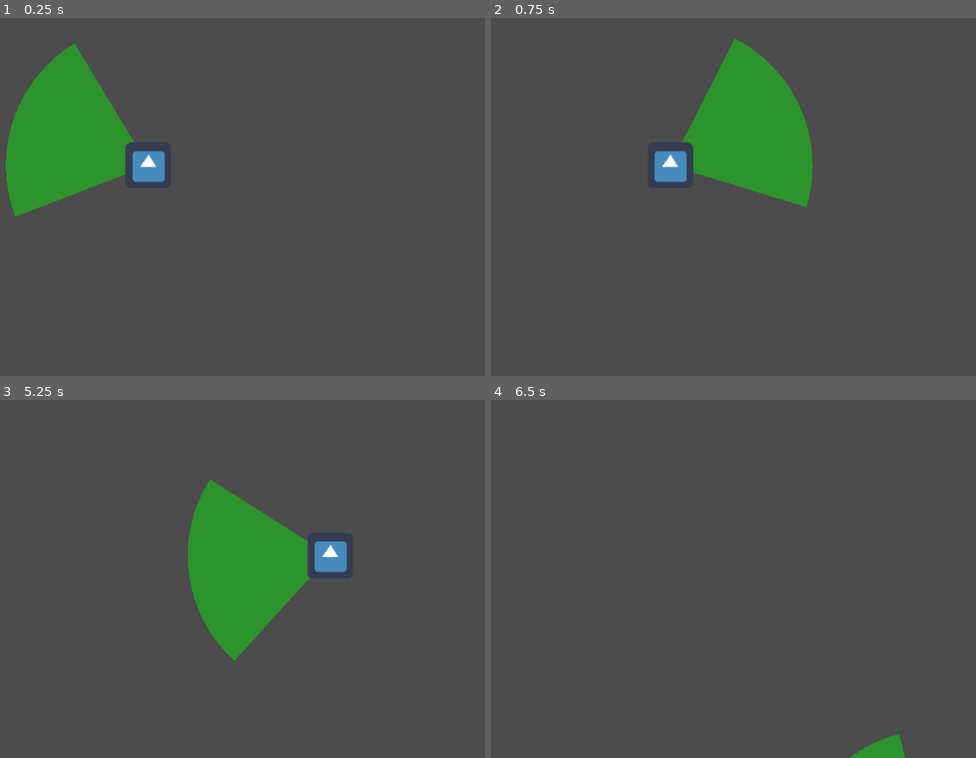
Above: before the commit, frames 1-4 (two rows, left to right).
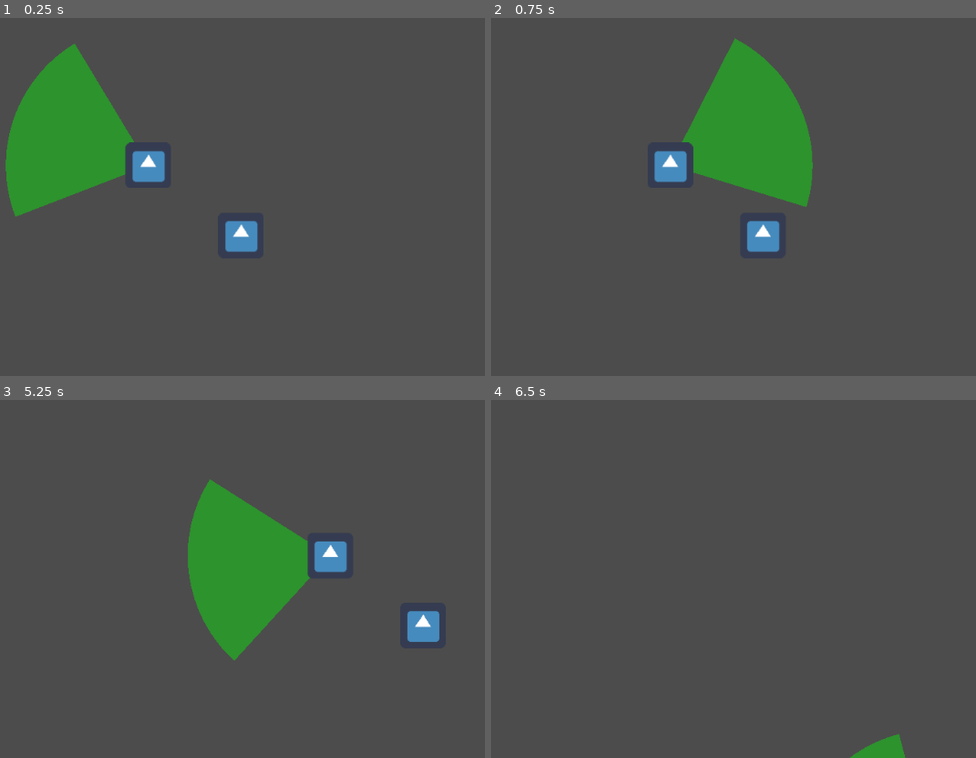
Above: after the commit, the same moments.

Repository: Gawfre/gdruntag
Game: Godot game, scene res://World.tscn
The game is run twice, just before and just after one commit, with the same random seed, the same clock (stepped at 60 frames per second) and the same inputs. The engine's default icon, where the game draws it, is replaced by a stand-in: a white triangle on a blue panel in a dark square.
Inputs (mouse positions are in pixels of both pictures, inside the frame that each line leads up to):
- Up to frame 1 (0.25 s): no input
- Up to frame 2 (0.75 s): tap Enter at 0.5 s; move the mouse to (772, 139) at 0.52 s; hold Right (ui_right) from 0.53 s (still down)
- Up to frame 3 (5.25 s): move the mouse to (outside the picture) at 1.27 s; release Right (ui_right) at 1.28 s; hold Down (ui_down) 1.28-2.03 s; move the mouse to (194, 450) at 2.02 s; hold Right (ui_right) 2.03-2.78 s; tap Space at 2.75, 4.25 s; move the mouse to (82, 629) at 2.77 s; hold Up (ui_up) 2.78-3.53 s; tap Enter at 3.5 s; move the mouse to (339, 607) at 3.52 s; hold Left (ui_left) 3.53-5.03 s; move the mouse to (outside the picture) at 4.27 s; move the mouse to (155, 543) at 5.02 s; hold Down (ui_down) from 5.03 s (still down)
- Up to frame 4 (6.5 s): move the mouse to (500, 435) at 5.77 s; release Down (ui_down) at 5.78 s; hold Right (ui_right) from 5.78 s (still down)

The runs differ from the first frame. In frame 1, 0.6% of the frame differs, in the area x 46-54%, y 56-66%; in frame 2, 0.6%; in frame 3, 0.6%; in frame 4, nothing differs.

Commit message:
Fixed detection of Hider Players

Diff:
--- a/PlayerHider.gd
+++ b/PlayerHider.gd
@@ -1 +1,9 @@
 extends "res://Player.gd"
+
+var pos = Vector2()
+var direction = Vector2()
+
+func _ready():
+	var Player = get_tree().get_root().get_node("./Root/PlayerSeeker")
+	direction = (position - Player.position).normalized()
+	pos = position
--- a/PlayerSeeker.gd
+++ b/PlayerSeeker.gd
@@ -23,10 +23,10 @@
 	for node in get_tree().get_nodes_in_group('detectable'):
 		if pos.distance_to(node.pos) < DETECT_RADIUS:
 			# Find the angle to the node, using the dot product
-			var dot_product = direction.dot(node.direction)
-			#var angle_to_node = rad2deg(direction.angle_to(node.direction))
-			var angle_to_node = rad2deg(acos(dot_product))
-			if  angle_to_node < FOV/2:
+			#var dot_product = direction.dot(node.direction)
+			var angle_to_node = rad2deg(direction.angle_to(node.direction))
+			#var angle_to_node = rad2deg(acos(dot_product))
+			if  abs(angle_to_node) < FOV/2:
 				detect_count +=1
 
 			#If it's within the Player's cone of vision, the object is detected
--- a/World.tscn
+++ b/World.tscn
@@ -1,8 +1,14 @@
-[gd_scene load_steps=2 format=2]
+[gd_scene load_steps=3 format=2]
 
+[ext_resource path="res://PlayerHider.tscn" type="PackedScene" id=1]
 [ext_resource path="res://PlayerSeeker.tscn" type="PackedScene" id=2]
 
 [node name="Root" type="Node"]
 
 [node name="PlayerSeeker" parent="." instance=ExtResource( 2 )]
 position = Vector2( 551.254, 304.479 )
+
+[node name="PlayerHider" parent="." groups=[
+"detectable",
+] instance=ExtResource( 1 )]
+position = Vector2( 681.435, 402.514 )
